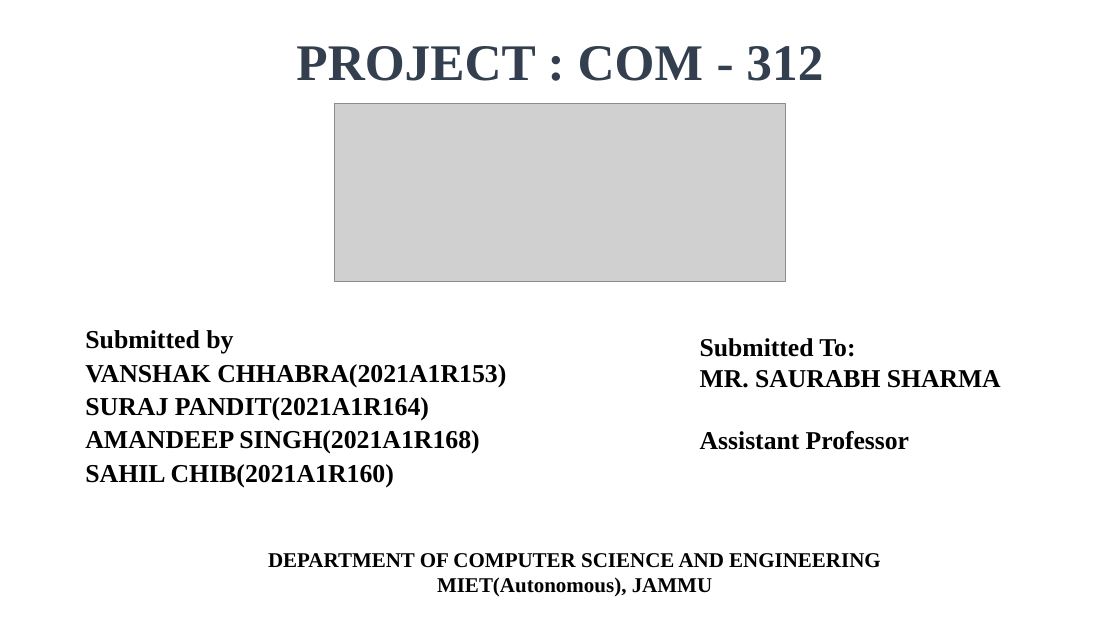
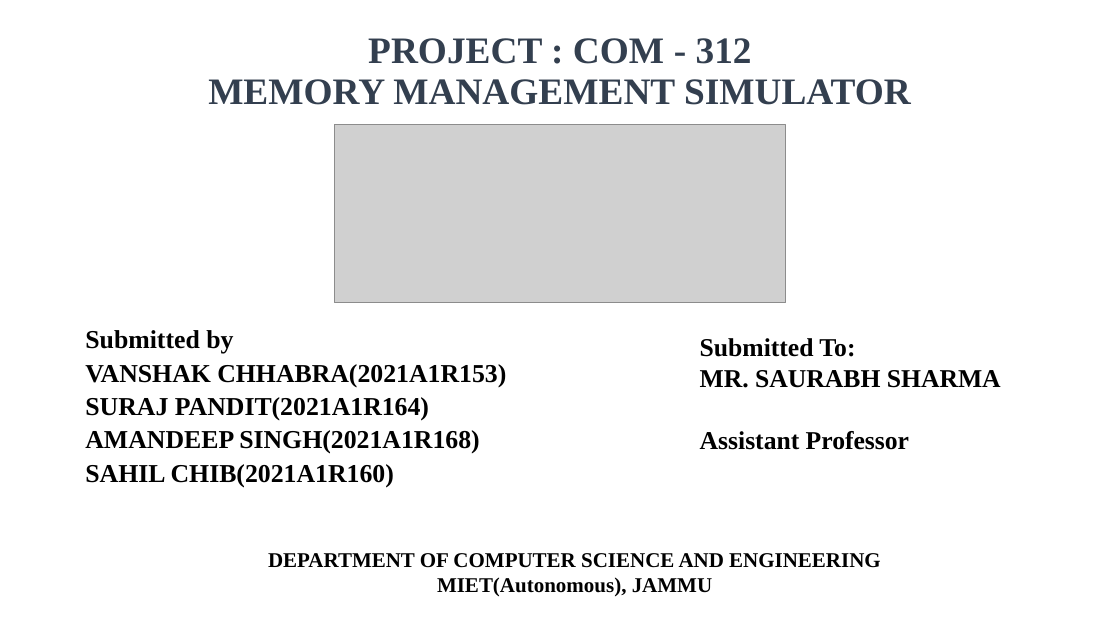
Before and after one commit to Vanshak77/OperatingSystem, a slide deck: slide 1 of Project- Memory Management Stimulator/OS PROJECT.pptx. Drawn at 1120x630 pixels with LibreOffice and Linux fonts; fonts in the diff are those of the drawing; grey boxes stand for pictures. Boxes give left, top, right and bottom in pixels: in the first picture for what was removed or moved away, otherwise in the second. Text is boxed around its words. In the diff, an @@ line names an element or a change of style, - is before the commit and + after.

Commit message:
Project

```diff
--- a/Project- Memory Management Stimulator/OS PROJECT.pptx
+++ b/Project- Memory Management Stimulator/OS PROJECT.pptx
@@ title at (x1=208, y1=38, x2=911, y2=105): text changed; size 44 to 32 pt @@
-PROJECT : COM - 312
+PROJECT : COM - 312
+MEMORY MANAGEMENT SIMULATOR
@@ picture moved from (x1=334, y1=103, x2=786, y2=281) to (x1=334, y1=124, x2=786, y2=302) @@
```
Also in this commit, not shown: 6 other slides changed, 3 slides added, 3 slides removed, 2 other files.
